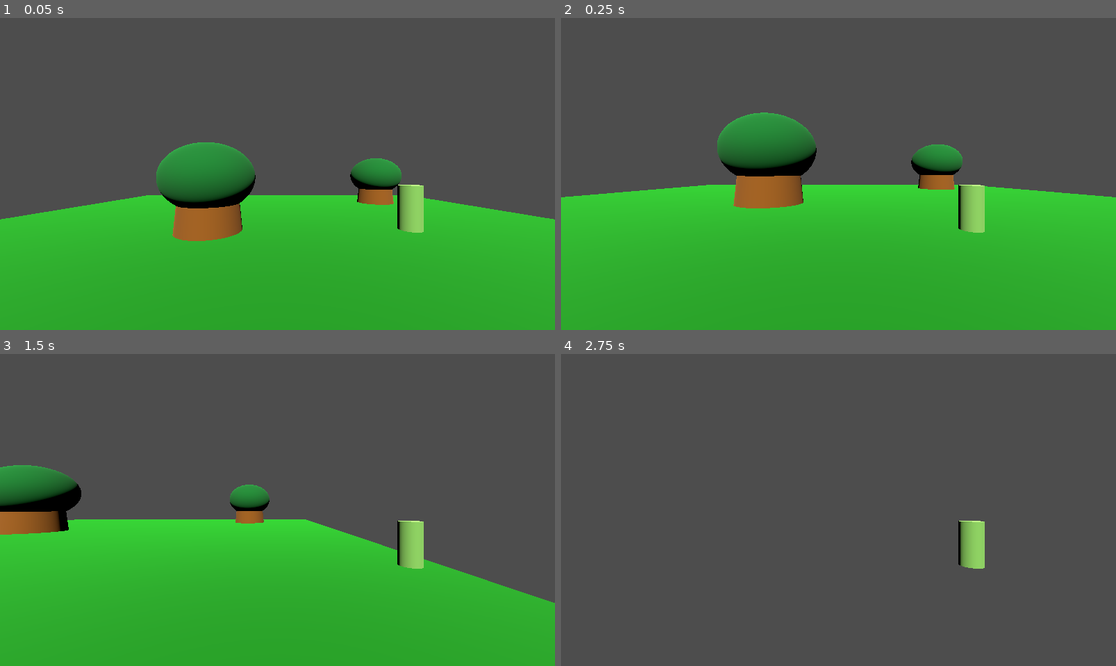
Above: before the commit, frames 1-4 (two rows, left to right).
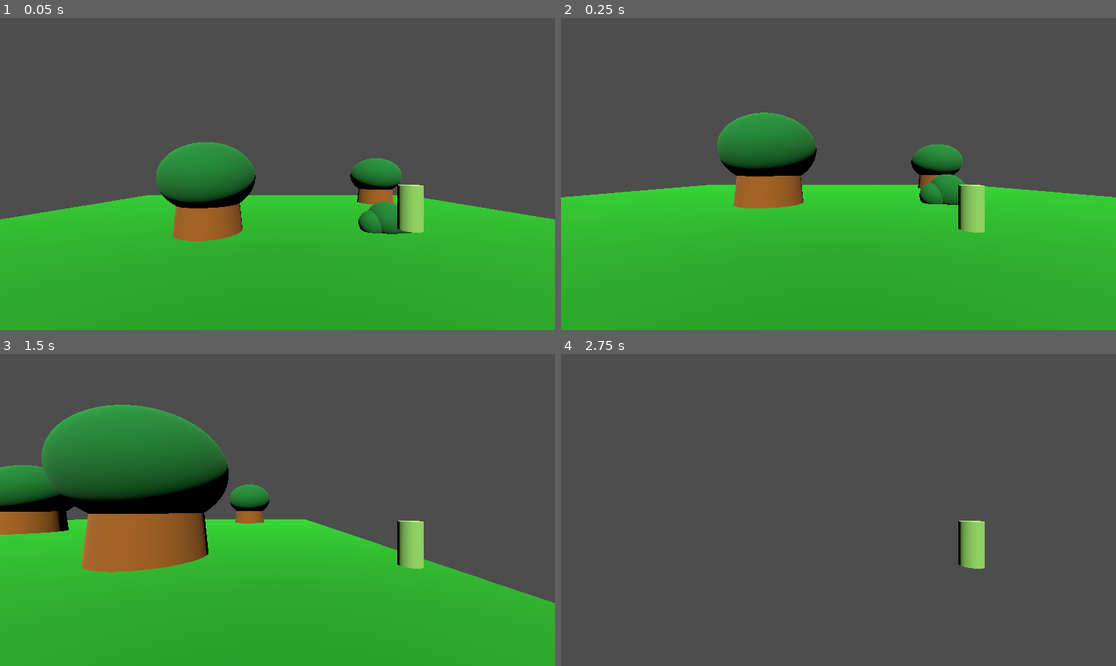
Above: after the commit, the same moments.

Repository: pterosaur-pixel/evil-squirrels-unite
Game: Godot game, scene res://main.tscn
The game is run twice, just before and just after one commit, with the same random seed, the same clock (stepped at 60 frames per second) and the same inputs.
Inputs:
- Up to frame 1 (0.05 s): no input
- Up to frame 2 (0.25 s): no input
- Up to frame 3 (1.5 s): tap Enter at 0.5 s; hold Right (ui_right) 0.53-1.28 s; tap Space (jump) at 0.77 s; hold Down (ui_down) from 1.28 s (still down)
- Up to frame 4 (2.75 s): tap Space (jump) at 1.52 s; release Down (ui_down) at 2.03 s; hold Right (ui_right) from 2.03 s (still down)

The runs differ from the first frame. In frame 1, 0.6% of the frame differs, in the area x 64-75%, y 58-70%; in frame 2, 0.6%; in frame 3, 13%, in the area x 7-42%, y 16-70%; in frame 4, nothing differs.

Commit message:
Added bushes

Diff:
--- /dev/null
+++ b/bush_1.tscn
@@ -0,0 +1,42 @@
+[gd_scene load_steps=7 format=3 uid="uid://ca3aa7ej6lbx7"]
+
+[sub_resource type="SphereMesh" id="SphereMesh_3kn03"]
+radius = 1.0
+height = 2.0
+
+[sub_resource type="StandardMaterial3D" id="StandardMaterial3D_3kn03"]
+albedo_color = Color(0, 0.396078, 0.121569, 1)
+
+[sub_resource type="SphereMesh" id="SphereMesh_5vuy8"]
+radius = 0.75
+height = 1.5
+
+[sub_resource type="StandardMaterial3D" id="StandardMaterial3D_5vuy8"]
+albedo_color = Color(0, 0.396078, 0.121569, 1)
+
+[sub_resource type="StandardMaterial3D" id="StandardMaterial3D_tedh1"]
+albedo_color = Color(0, 0.396078, 0.121569, 1)
+
+[sub_resource type="CapsuleShape3D" id="CapsuleShape3D_3kn03"]
+radius = 1.0
+height = 3.0
+
+[node name="Bush_1" type="StaticBody3D"]
+
+[node name="MeshInstance3D" type="MeshInstance3D" parent="."]
+mesh = SubResource("SphereMesh_3kn03")
+surface_material_override/0 = SubResource("StandardMaterial3D_3kn03")
+
+[node name="MeshInstance3D2" type="MeshInstance3D" parent="."]
+transform = Transform3D(1, 0, 0, 0, 1, 0, 0, 0, 1, -0.757, -0.25, 0)
+mesh = SubResource("SphereMesh_5vuy8")
+surface_material_override/0 = SubResource("StandardMaterial3D_5vuy8")
+
+[node name="MeshInstance3D3" type="MeshInstance3D" parent="."]
+transform = Transform3D(1, 0, 0, 0, 1, 0, 0, 0, 1, 0.802, -0.25, 0)
+mesh = SubResource("SphereMesh_5vuy8")
+surface_material_override/0 = SubResource("StandardMaterial3D_tedh1")
+
+[node name="CollisionShape3D" type="CollisionShape3D" parent="."]
+transform = Transform3D(-4.37114e-08, -1, 0, 1, -4.37114e-08, 0, 0, 0, 1, 0, 0, 0)
+shape = SubResource("CapsuleShape3D_3kn03")
--- a/grass.tscn
+++ b/grass.tscn
@@ -1,6 +1,7 @@
-[gd_scene load_steps=5 format=3 uid="uid://botg1xotvwou1"]
+[gd_scene load_steps=6 format=3 uid="uid://botg1xotvwou1"]
 
 [ext_resource type="PackedScene" uid="uid://bjd838btu5ga0" path="res://tree_1.tscn" id="1_kl2qe"]
+[ext_resource type="PackedScene" uid="uid://ca3aa7ej6lbx7" path="res://bush_1.tscn" id="2_mw2ei"]
 
 [sub_resource type="StandardMaterial3D" id="StandardMaterial3D_mlfo1"]
 albedo_color = Color(0.0196078, 0.517647, 0, 1)
@@ -30,4 +31,13 @@
 transform = Transform3D(1, 0, 0, 0, 1, 0, 0, 0, 1, 16.875, 0, -17.5232)
 
 [node name="Tree3" parent="." instance=ExtResource("1_kl2qe")]
-transform = Transform3D(1, 0, 0, 0, 1, 0, 0, 0, 1, -17.7858, 0, 12.614)
+transform = Transform3D(1, 0, 0, 0, 1, 0, 0, 0, 1, 15.7216, 0, 12.614)
+
+[node name="Bush_1" parent="." instance=ExtResource("2_mw2ei")]
+transform = Transform3D(1.5, 0, 0, 0, 1.5, 0, 0, 0, 1.5, 9.41653, 0, 0)
+
+[node name="Bush_2" parent="." instance=ExtResource("2_mw2ei")]
+transform = Transform3D(1, 0, 0, 0, 1, 0, 0, 0, 1, -18.0472, 0, 15.3098)
+
+[node name="Bush_3" parent="." instance=ExtResource("2_mw2ei")]
+transform = Transform3D(1.29904, 0, -0.75, 0, 1.5, 0, 0.75, 0, 1.29904, 9.41653, 0, 20.3029)
